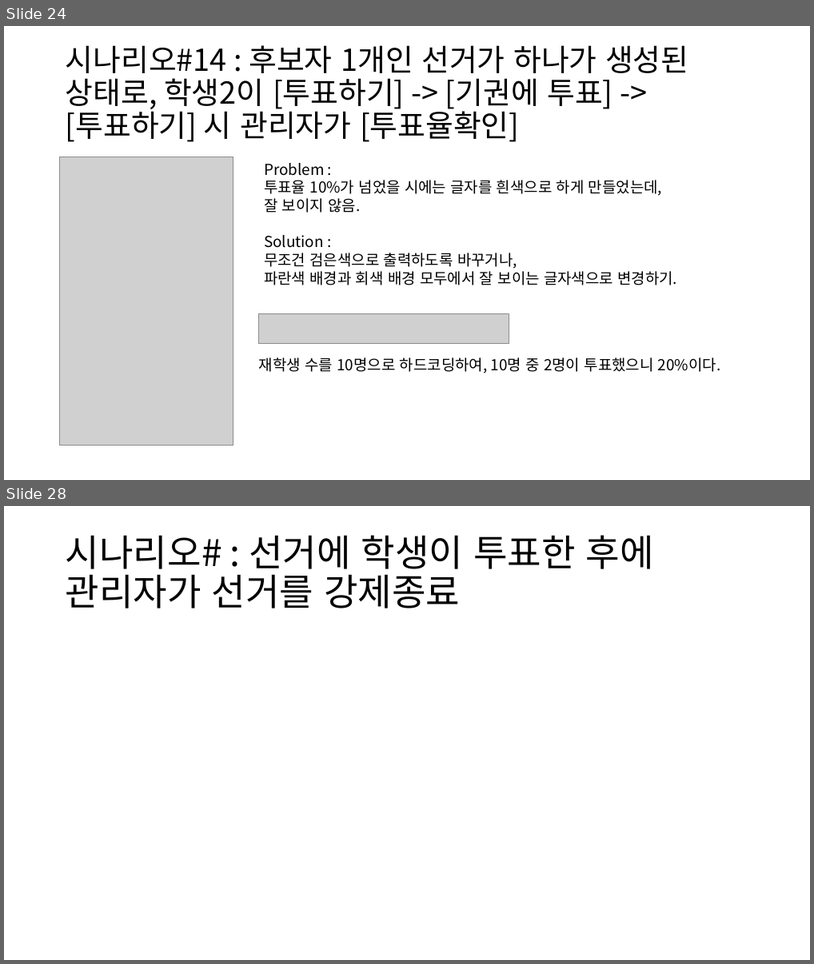
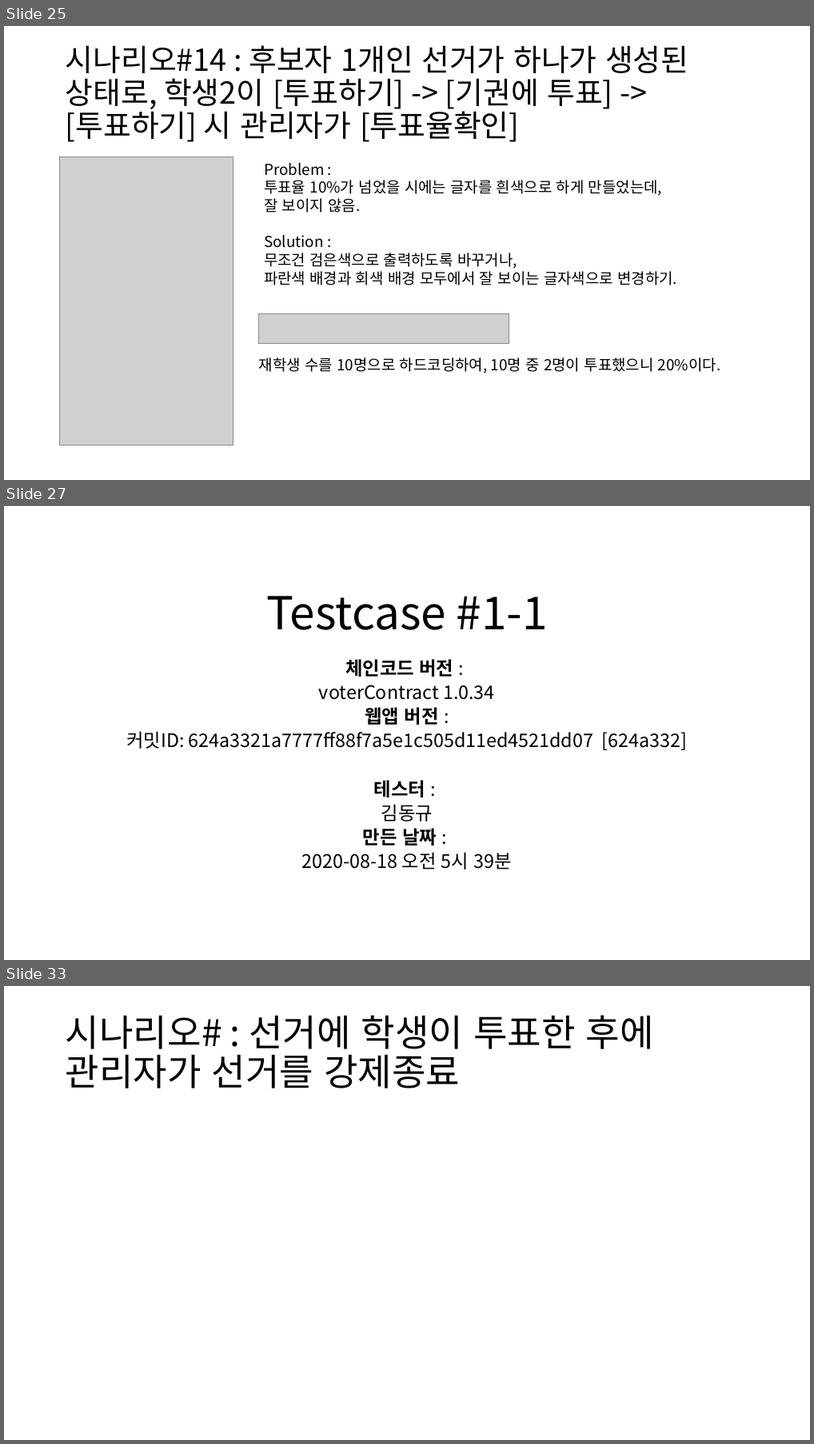
Before and after one commit to BL-UCKSS/evote-project, a slide deck: Document/Testcase/Testcase #1.pptx. Shown one above the other, each under a label of ours: slides 24 and 28 before the commit, slides 25, 27 and 33 after it; the slides between them are not shown. The pictures are 814x964 and 814x1444 pixels, drawn with LibreOffice and Linux fonts; fonts in the diff are those of the drawing; grey boxes stand for pictures. Boxes give left, top, right and bottom in pixels: in the first picture for what was removed or moved away, otherwise in the second. Text is boxed around its words. In the diff, an @@ line names an element or a change of style, - is before the commit and + after.

Commit message:
Testcase #1-1 중단

```diff
--- a/Document/Testcase/Testcase #1.pptx
+++ b/Document/Testcase/Testcase #1.pptx
@@ slide 27 added at box(4, 506, 810, 960), background #FFFFFF @@
@@ title added at box(266, 596, 548, 630), 54 pt, text #000000 @@
+Testcase #1-1
@@ subtitle added at box(126, 659, 687, 869), 22.2 pt, text #000000 @@
+체인코드 버전 :
+voterContract 1.0.34
+웹앱 버전 :
+커밋ID: 624a3321a7777ff88f7a5e1c505d11ed4521dd07 [624a332]
+테스터 :
+김동규
+만든 날짜 :
+2020-08-18 오전 5시 39분
@@ what was slide 24 is now slide 25 @@
@@ what was slide 28 is now slide 33 @@
```
Also in this commit, not shown: 4 slides changed, 4 other slides added.
